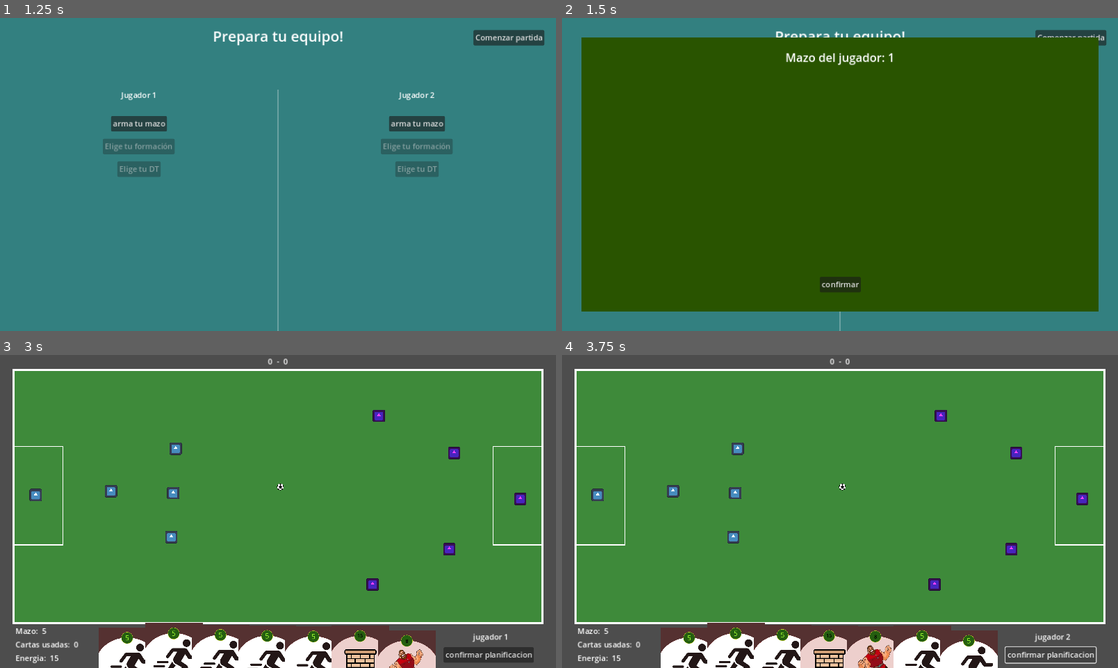
Above: before the commit, frames 1-4 (two rows, left to right).
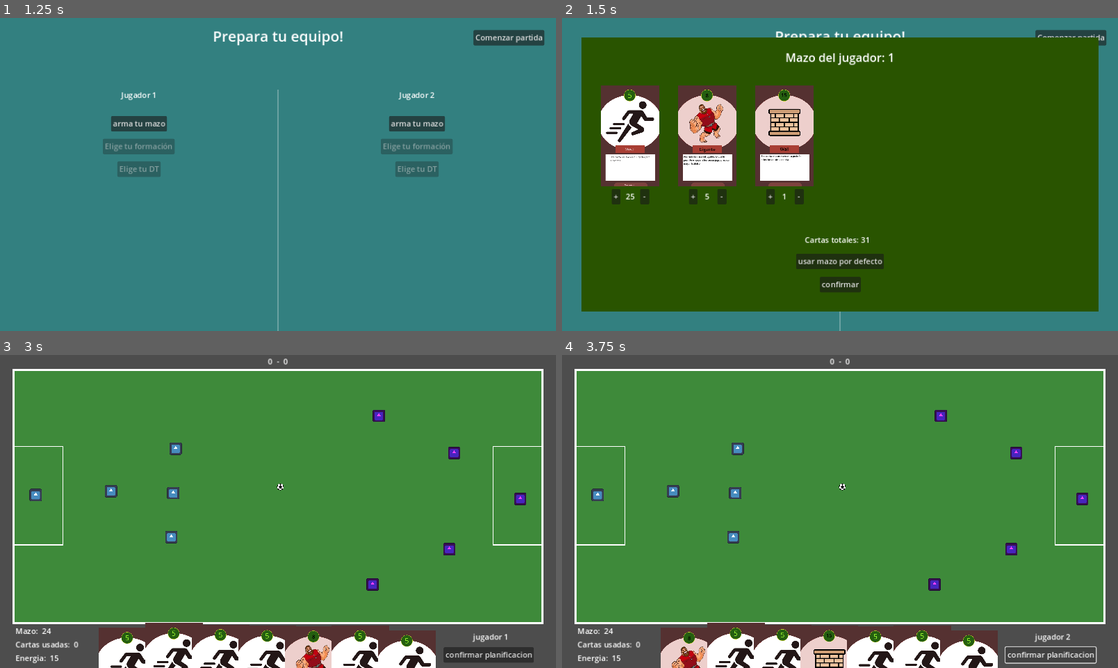
Above: after the commit, the same moments.

Repository: CardozoCasariegoLuciano/IDV_Boss_2024_S2
Game: Godot game, scene res://Views/main_menu/main_menu.tscn
The game is run twice, just before and just after one commit, with the same random seed, the same clock (stepped at 60 frames per second) and the same inputs. The engine's default icon, where the game draws it, is replaced by a stand-in: a white triangle on a blue panel in a dark square.
Inputs:
- Up to frame 1 (1.25 s): click "Nuevo juego" at 0.5 s
- Up to frame 2 (1.5 s): click "arma tu mazo" at 1.25 s
- Up to frame 3 (3 s): click "confirmar" at 2 s; click "Comenzar partida" at 2.75 s
- Up to frame 4 (3.75 s): click "confirmar planificacion" at 3.5 s

Frame 1 is identical in both runs. In frame 2, 11% of the frame differs, in the area x 7-58%, y 21-81%; in frame 3, 2.2%; in frame 4, 1.5%.

Commit message:
add selection deck view

Diff:
--- a/Views/pre_game/deck_selector.gd
+++ b/Views/pre_game/deck_selector.gd
@@ -1,17 +1,57 @@
 extends Control
 
 @onready var title: Label = $Label
+@onready var options: Node2D = $options
+@onready var total_quantity: Label = $total_quantity
 
 var player: int
+var total_cards: int
 
 func _on_confirm() -> void:
-	visible = false
+	if(total_cards <= Deck.MAX_DECK_SIZE and total_cards >= Deck.MIN_DECK_SIZE):
+		queue_free()
 
 func init_deck_selection(playerID: int):
-	visible = true
 	self.player =  playerID
 	title.text = "Mazo del jugador: " + str(player)
+	generate_options()
+	total_quantity.text = "Cartas totales: 0"
+	update_quantity()
 
-#Mostrar la cantidad total de cartas hasta el momento
-#generar con cada carta un selector para elegir la cantidad de cada carta
-#modificar el metoco generate_default_deck del CARD_BANK para que tome esta config
+func generate_options():
+	var card_options: Array[CardData] = CardBank.card_scenes_bank
+	var op_position = -160
+	for card in card_options:
+		var option: Card_option = preload("res://entities/carts/card_options/card_option.tscn").instantiate()
+		options.add_child(option)
+		var current =  card.player_1_quantity if self.player == 1 else card.player_2_quantity
+		option.initialize(card, self.player, current)
+		option.position.x =  op_position
+		option.position.y += 50
+		op_position += 160
+		option.connect("on_update_option_quantity", update_quantity)
+
+func update_quantity():
+	var card_options: Array[CardData] = CardBank.card_scenes_bank
+	total_cards = 0
+	for card in card_options:
+		if(player == 1):
+			total_cards += card.player_1_quantity
+		else:
+			total_cards += card.player_2_quantity
+	total_quantity.text = "Cartas totales: " + str(total_cards)
+	if(total_cards > Deck.MAX_DECK_SIZE or total_cards < Deck.MIN_DECK_SIZE):
+		total_quantity.modulate = Color.CHOCOLATE
+	else:
+		total_quantity.modulate = Color.WHITE
+
+func _on_set_default_deck() -> void:
+	var card_options: Array[CardData] = CardBank.card_scenes_bank
+	for card in card_options:
+		if(player == 1):
+			card.player_1_quantity = card.default_quantity
+		else:
+			card.player_2_quantity = card.default_quantity
+	update_quantity()
+	for option in options.get_children():
+		(option as Card_option).update_quantity()
--- a/Views/pre_game/deck_selector.tscn
+++ b/Views/pre_game/deck_selector.tscn
@@ -8,12 +8,15 @@
 [node name="Deck selector" type="Control"]
 clip_contents = true
 layout_mode = 3
+anchors_preset = 15
 anchor_right = 1.0
 anchor_bottom = 1.0
 offset_left = 40.0
 offset_top = 40.0
 offset_right = -40.0
 offset_bottom = -40.0
+grow_horizontal = 2
+grow_vertical = 2
 script = ExtResource("1_ya6ih")
 
 [node name="ColorRect" type="ColorRect" parent="."]
@@ -50,6 +53,38 @@
 text = "Mazo del jugador: 1"
 label_settings = SubResource("LabelSettings_olg7w")
 
-[node name="options" type="Node" parent="."]
+[node name="options" type="Node2D" parent="."]
+
+[node name="default_deck" type="Button" parent="."]
+layout_mode = 1
+anchors_preset = 7
+anchor_left = 0.5
+anchor_top = 1.0
+anchor_right = 0.5
+anchor_bottom = 1.0
+offset_left = -91.0
+offset_top = -119.0
+offset_right = 91.0
+offset_bottom = -88.0
+grow_horizontal = 2
+grow_vertical = 0
+text = "usar mazo por defecto
+"
+
+[node name="total_quantity" type="Label" parent="."]
+layout_mode = 1
+anchors_preset = 7
+anchor_left = 0.5
+anchor_top = 1.0
+anchor_right = 0.5
+anchor_bottom = 1.0
+offset_left = -73.0
+offset_top = -159.0
+offset_right = 73.0
+offset_bottom = -136.0
+grow_horizontal = 2
+grow_vertical = 0
+text = "Cartas totales: XXX"
 
 [connection signal="button_up" from="close_button" to="." method="_on_confirm"]
+[connection signal="button_up" from="default_deck" to="." method="_on_set_default_deck"]
--- a/Views/pre_game/pre_game.gd
+++ b/Views/pre_game/pre_game.gd
@@ -1,13 +1,16 @@
 extends CanvasLayer
-@onready var deck_selector: Control = $"Deck selector"
-
+@export var deck_selector: PackedScene
 
 func _on_start_game() -> void:
 	get_tree().change_scene_to_file("res://main/main.tscn")
 
 
 func _on_player_1_select_deck() -> void:
-	deck_selector.init_deck_selection(1)
+	var deck = deck_selector.instantiate()
+	add_child(deck)
+	deck.init_deck_selection(1)
 
 func _on_player_2_select_deck() -> void:
-	deck_selector.init_deck_selection(2)
+	var deck = deck_selector.instantiate()
+	add_child(deck)
+	deck.init_deck_selection(2)
--- a/Views/pre_game/pre_game.tscn
+++ b/Views/pre_game/pre_game.tscn
@@ -5,6 +5,7 @@
 
 [node name="pre_game" type="CanvasLayer"]
 script = ExtResource("1_yi5tk")
+deck_selector = ExtResource("2_osjdq")
 
 [node name="ColorRect" type="ColorRect" parent="."]
 offset_right = 1152.0
@@ -126,9 +127,6 @@
 text = "Elige tu DT
 "
 
-[node name="Deck selector" parent="." instance=ExtResource("2_osjdq")]
-visible = false
-
 [connection signal="button_up" from="Button" to="." method="_on_start_game"]
 [connection signal="button_up" from="player 1/Buttons/deck button" to="." method="_on_player_1_select_deck"]
 [connection signal="button_up" from="player 2/Buttons/deck button" to="." method="_on_player_2_select_deck"]
--- a/Views/win_screen/win_screen.gd
+++ b/Views/win_screen/win_screen.gd
@@ -13,7 +13,7 @@
 
 func _on_new_game() -> void:
 	Global.reset_values()
-	CardBank.reset_values()
+	Deck.reset_values()
 	get_tree().change_scene_to_file("res://main/main.tscn")
 
 func _on_exit() -> void:
--- /dev/null
+++ b/entities/carts/card_options/card_option.gd
@@ -0,0 +1,43 @@
+extends Node2D
+class_name Card_option
+signal on_update_option_quantity
+
+@onready var marker_2d: Marker2D = $Marker2D
+@onready var label: Label = $HBoxContainer/Label
+
+var card: CardData
+var player: int
+
+func initialize(card_: CardData, player_: int, current: int):
+	card = card_
+	player = player_
+	label.text = str(current)
+	var card_sene = card.scene.instantiate() as Card_template
+	add_child(card_sene)
+	card_sene.disble_hover()
+	card_sene.position = marker_2d.position
+
+func _on_add_cards() -> void:
+	if(player == 1):
+		card.player_1_quantity += card.step_quantity
+		label.text = str(card.player_1_quantity)
+	if(player == 2):
+		card.player_2_quantity += card.step_quantity
+		label.text = str(card.player_2_quantity)
+	on_update_option_quantity.emit()
+
+
+func _on_remove_cards() -> void:
+	if(player == 1 and card.player_1_quantity > 0):
+		card.player_1_quantity -= card.step_quantity
+		label.text = str(card.player_1_quantity)
+	if(player == 2 and card.player_2_quantity > 0):
+		card.player_2_quantity -= card.step_quantity
+		label.text = str(card.player_2_quantity)
+	on_update_option_quantity.emit()
+
+func update_quantity():
+	if(player == 1 ):
+		label.text = str(card.player_1_quantity)
+	if(player == 2 ):
+		label.text = str(card.player_2_quantity)
--- /dev/null
+++ b/entities/carts/card_options/card_option.tscn
@@ -0,0 +1,34 @@
+[gd_scene load_steps=2 format=3 uid="uid://d24u210lxhegy"]
+
+[ext_resource type="Script" path="res://entities/carts/card_options/card_option.gd" id="1_am8lu"]
+
+[node name="Node" type="Node2D"]
+script = ExtResource("1_am8lu")
+
+[node name="Marker2D" type="Marker2D" parent="."]
+position = Vector2(261, 154)
+
+[node name="HBoxContainer" type="HBoxContainer" parent="."]
+offset_left = 223.0
+offset_top = 264.0
+offset_right = 313.0
+offset_bottom = 295.0
+theme_override_constants/separation = 8
+
+[node name="Button" type="Button" parent="HBoxContainer"]
+layout_mode = 2
+text = "+"
+
+[node name="Label" type="Label" parent="HBoxContainer"]
+custom_minimum_size = Vector2(25, 0)
+layout_mode = 2
+text = "0"
+horizontal_alignment = 1
+
+[node name="Button2" type="Button" parent="HBoxContainer"]
+custom_minimum_size = Vector2(19, 0)
+layout_mode = 2
+text = "-"
+
+[connection signal="button_down" from="HBoxContainer/Button" to="." method="_on_add_cards"]
+[connection signal="button_down" from="HBoxContainer/Button2" to="." method="_on_remove_cards"]
--- /dev/null
+++ b/entities/carts/cart_template/card_data.gd
@@ -0,0 +1,20 @@
+extends Node
+class_name CardData
+
+var scene: PackedScene
+var player_1_quantity: int
+var player_2_quantity: int
+var default_quantity: int
+var step_quantity: int
+
+func set_values(scene_: PackedScene,
+		player_1_quantity_: int,
+		player_2_quantity_: int,
+		default_quantity_: int,
+		step_quantity_: int) -> CardData:
+	scene = scene_
+	player_1_quantity = player_1_quantity_
+	player_2_quantity = player_2_quantity_
+	default_quantity = default_quantity_
+	step_quantity = step_quantity_
+	return self
--- a/entities/carts/cart_template/card_template.gd
+++ b/entities/carts/cart_template/card_template.gd
@@ -4,8 +4,11 @@
 #TODO_2 mejoras en el diseño de la carta:
 # que el nombre de la carta este mas arriba para poder verlo sin tener que hacerle hover
 
+@onready var panel: Panel = $Panel
 @onready var canvas_layer: CanvasLayer = $CanvasLayer
 @onready var card_sprite: Sprite2D = $Sprite2D
+@onready var button: Button = $CanvasLayer/Button
+
 var scene_path
 
 var require_click = true
@@ -38,6 +41,11 @@
 	pass
 
 func _on_discard_card() -> void:
-	CardBank.use_and_discard_card(self)
+	Deck.use_and_discard_card(self)
 	change_card_visibility(false)
 	canvas_layer.visible = false
+
+func disble_hover():
+	button.visible = false
+	panel.can_hover = false
+	panel.size.y = 1050
--- a/entities/carts/cart_template/panel.gd
+++ b/entities/carts/cart_template/panel.gd
@@ -4,6 +4,8 @@
 @onready var card_fullscreen: CanvasLayer = $"../CanvasLayer"
 
 var is_hover = false
+var can_hover = true
+
 var is_disable = false
 
 func _get_drag_data(_at_position: Vector2) -> Variant:
@@ -30,18 +32,18 @@
 	data.change_card_visibility(true)
 
 func _on_mouse_entered() -> void:
-	if(!is_hover):
+	if(!is_hover and can_hover):
 		hover(1)
 
 func _on_mouse_exited() -> void:
-	if(is_hover):
+	if(is_hover and can_hover):
 		hover(-1)
 
 func _on_gui_input(event: InputEvent) -> void:
 	if(!card_sprite.visible):return
 	if(event is InputEventMouseButton and event.button_index == 1 and !event.pressed):
 		card_fullscreen.visible = true
-		hover(-1)
+		if(can_hover): hover(-1)
 
 # 1 para aplicar el hover
 #-1 para no aplicarlo
--- a/entities/players/panel.gd
+++ b/entities/players/panel.gd
@@ -17,6 +17,6 @@
 	if card.use_in_rival and Global.current_player_turn != player.userOwner\
 	or !card.use_in_rival and Global.current_player_turn == player.userOwner:
 		on_cart_used.emit(card)
-		CardBank.use_and_discard_card(card)
+		Deck.use_and_discard_card(card)
 	else:
 		card.change_card_visibility(1) #La retorna al mazo
--- a/globals/CARD_BANK.gd
+++ b/globals/CARD_BANK.gd
@@ -1,83 +1,13 @@
 extends Node
-signal on_change_quantity
 
-#TODO que no sea solo un array, sino un objeto y tenga:
-#El preload
-#La cantidad default de cartas
-#El Step a la hora de seleccionar
-#La cantidad seleccionada hasta ahora del player 1
-#La cantidad seleccionada hasta ahora del player 2
-var card_scenes_bank = [
-	preload("res://entities/carts/movements/move_card/move_card.tscn"),
-	preload("res://entities/carts/powers/gigant/gigant_card.tscn"),
-	preload("res://entities/carts/powers/wall/wall_card.tscn"),
+var card_scenes_bank: Array[CardData] = [
+	CardData.new().set_values(
+		preload("res://entities/carts/movements/move_card/move_card.tscn"),
+		25,25,25,5),
+	CardData.new().set_values(
+		preload("res://entities/carts/powers/gigant/gigant_card.tscn"),
+		5,5,5,1),
+	CardData.new().set_values(
+		preload("res://entities/carts/powers/wall/wall_card.tscn"),
+		1,1,1,1)
 ]
-
-const CANT_CARTS = 7
-const MAX_DECK_SIZE = 50
-
-var player_1_deck: Array[PackedScene] = generate_default_deck()
-var player_1_discard_deck: Array[Card_template]
-var player_1_hand: Array[Card_template]
-var player_2_deck: Array[PackedScene] = generate_default_deck()
-var player_2_discard_deck: Array[Card_template]
-var player_2_hand: Array[Card_template]
-
-
-func generate_default_deck() -> Array[PackedScene]:
-	var deck: Array[PackedScene] = []
-
-	for _card in range(10):
-		var card = preload("res://entities/carts/movements/move_card/move_card.tscn")
-		deck.append(card)
-	for _card in range(1):
-		var card = preload("res://entities/carts/powers/gigant/gigant_card.tscn")
-		deck.append(card)
-	for _card in range(1):
-		var card = preload("res://entities/carts/powers/wall/wall_card.tscn")
-		deck.append(card)
-
-	deck.shuffle()
-	return deck
-
-func fill_current_player_hand():
-	while get_current_player_hand().size() < CANT_CARTS:
-		if(get_current_player_Deck().is_empty()):
-			var cards_scenes = get_current_player_DiscardDeck().map(func(element:Card_template): return element.scene_path)
-			cards_scenes.shuffle()
-			get_current_player_Deck().append_array(cards_scenes)
-			get_current_player_DiscardDeck().clear()
-		var a = get_current_player_Deck().pop_front() as PackedScene
-		get_current_player_hand().append(a.instantiate())
-	on_change_quantity.emit()
-
-func use_and_discard_card(card: Card_template):
-	get_current_player_hand().erase(card)
-	get_current_player_DiscardDeck().append(card)
-	on_change_quantity.emit()
-
-func get_current_player_Deck():
-	if(Global.current_player_turn == 1):
-		return player_1_deck
-	else:
-		return player_2_deck
-
-func get_current_player_DiscardDeck():
-	if(Global.current_player_turn == 1):
-		return player_1_discard_deck
-	else:
-		return player_2_discard_deck
-
-func get_current_player_hand():
-	if(Global.current_player_turn == 1):
-		return player_1_hand
-	else:
-		return player_2_hand
-
-func reset_values():
-	player_1_deck = generate_default_deck()
-	player_1_discard_deck = []
-	player_1_hand= []
-	player_2_deck = generate_default_deck()
-	player_2_discard_deck= []
-	player_2_hand = []
--- /dev/null
+++ b/globals/DECK.gd
@@ -0,0 +1,68 @@
+extends Node
+signal on_change_quantity
+
+const CANT_CARTS = 7
+const MAX_DECK_SIZE = 50
+const MIN_DECK_SIZE = 30
+
+var player_1_deck: Array[PackedScene]
+var player_1_discard_deck: Array[Card_template]
+var player_1_hand: Array[Card_template]
+var player_2_deck: Array[PackedScene]
+var player_2_discard_deck: Array[Card_template]
+var player_2_hand: Array[Card_template]
+
+
+func set_players_Decks():
+	for card_ in CardBank.card_scenes_bank:
+		var card = card_ as CardData
+		for cant in range(card.player_1_quantity):
+			player_1_deck.append(card.scene)
+		for cant in range(card.player_2_quantity):
+			player_2_deck.append(card.scene)
+
+	player_1_deck.shuffle()
+	player_2_deck.shuffle()
+
+func fill_current_player_hand():
+	while get_current_player_hand().size() < CANT_CARTS:
+		if(get_current_player_Deck().is_empty()):
+			var cards_scenes = get_current_player_DiscardDeck().map(func(element:Card_template): return element.scene_path)
+			cards_scenes.shuffle()
+			get_current_player_Deck().append_array(cards_scenes)
+			get_current_player_DiscardDeck().clear()
+		var a = get_current_player_Deck().pop_front() as PackedScene
+		get_current_player_hand().append(a.instantiate())
+	on_change_quantity.emit()
+
+func use_and_discard_card(card: Card_template):
+	get_current_player_hand().erase(card)
+	get_current_player_DiscardDeck().append(card)
+	on_change_quantity.emit()
+
+func get_current_player_Deck():
+	if(Global.current_player_turn == 1):
+		return player_1_deck
+	else:
+		return player_2_deck
+
+func get_current_player_DiscardDeck():
+	if(Global.current_player_turn == 1):
+		return player_1_discard_deck
+	else:
+		return player_2_discard_deck
+
+func get_current_player_hand():
+	if(Global.current_player_turn == 1):
+		return player_1_hand
+	else:
+		return player_2_hand
+
+func reset_values():
+	player_1_deck = []
+	player_1_discard_deck = []
+	player_1_hand= []
+	player_2_deck = []
+	player_2_discard_deck= []
+	player_2_hand = []
+	set_players_Decks()
--- a/main/field_drop_detector.gd
+++ b/main/field_drop_detector.gd
@@ -21,7 +21,7 @@
 	if(card.use_in_field):
 		used_cards.append(card)
 		enable_click = card.require_click
-		CardBank.use_and_discard_card(card)
+		Deck.use_and_discard_card(card)
 	else:
 		data.change_card_visibility(1)
 
--- a/main/hud.gd
+++ b/main/hud.gd
@@ -10,11 +10,11 @@
 	Global.clean_cards_effect.connect(enable_button)
 	Global.on_reduce_energy.connect(change_energy_label)
 	Global.try_to_use_card.connect(change_color_label)
-	CardBank.on_change_quantity.connect(update_cards_hud)
+	Deck.on_change_quantity.connect(update_cards_hud)
 
 	energy.text = str(Global.current_player_energy)
-	discard_deck.text = str(CardBank.get_current_player_DiscardDeck().size())
-	deck.text = str(CardBank.get_current_player_Deck().size())
+	discard_deck.text = str(Deck.get_current_player_DiscardDeck().size())
+	deck.text = str(Deck.get_current_player_Deck().size())
 
 func disable_button(can_execute: bool):
 	if(can_execute):
@@ -36,5 +36,5 @@
 		tween.tween_property(energy, "modulate", Color.WHITE, 1.5).set_trans(Tween.TRANS_SINE)
 
 func update_cards_hud():
-	discard_deck.text = str(CardBank.get_current_player_DiscardDeck().size())
-	deck.text = str(CardBank.get_current_player_Deck().size())
+	discard_deck.text = str(Deck.get_current_player_DiscardDeck().size())
+	deck.text = str(Deck.get_current_player_Deck().size())
--- a/main/main.gd
+++ b/main/main.gd
@@ -13,7 +13,8 @@
 @onready var initial_positions: Node = $initial_positions
 
 func _ready() -> void:
-	start_game(false)
+	Deck.set_players_Decks()
+	start_game(false);
 
 func generate_players():
 	var player = 1
@@ -28,9 +29,9 @@
 		newPlayer.initialize(positions, player)
 
 func generate_carts():
-	CardBank.fill_current_player_hand()
+	Deck.fill_current_player_hand()
 	var generated_cards = 0
-	for card in CardBank.get_current_player_hand():
+	for card in Deck.get_current_player_hand():
 		add_card(card, generated_cards)
 		generated_cards += 1
 
--- a/project.godot
+++ b/project.godot
@@ -19,6 +19,7 @@
 
 Global="*res://globals/GLOBAL.gd"
 CardBank="*res://globals/CARD_BANK.gd"
+Deck="*res://globals/DECK.gd"
 
 [display]
 
